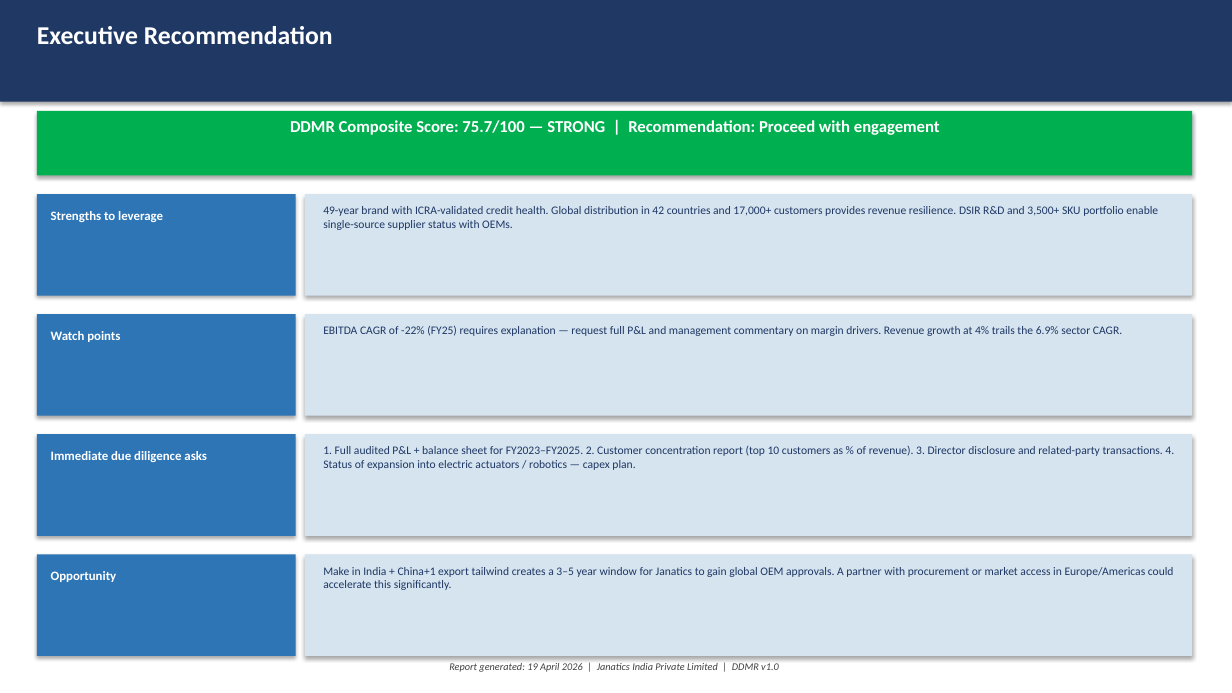
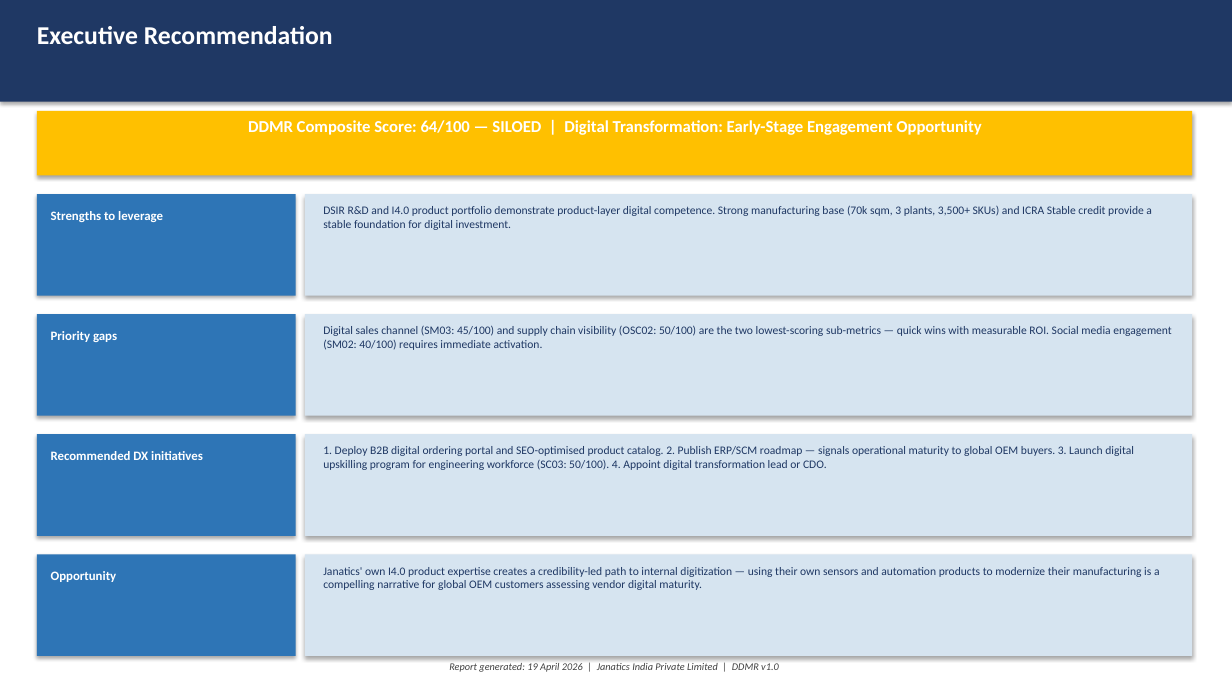
Before and after one commit to lkariman-design/DDMRR-Tool, a slide deck: slide 10 of output/Janatics_DDMR_Deck.pptx (slide 9 before the commit). Drawn at 1232x693 pixels with LibreOffice and Linux fonts; fonts in the diff are those of the drawing. Boxes give left, top, right and bottom in pixels: in the first picture for what was removed or moved away, otherwise in the second. Text is boxed around its words. In the diff, an @@ line names an element or a change of style, - is before the commit and + after.

```diff
--- a/output/Janatics_DDMR_Deck.pptx
+++ b/output/Janatics_DDMR_Deck.pptx
@@ rectangle at (37,111,1192,176): fill #00B050 to #FFC000 @@
@@ text at (248,120,981,135): text changed @@
-DDMR Composite Score: 75.7/100 — STRONG | Recommendation: Proceed with engagement
+DDMR Composite Score: 64/100 — SILOED | Digital Transformation: Early-Stage Engagement Opportunity
@@ text at (323,206,1152,230): text changed @@
-49-year brand with ICRA-validated credit health. Global distribution in 42 countries and 17,000+ customers provides revenue resilience. DSIR R&D and 3,500+ SKU portfolio enable single-source supplier status with OEMs.
+DSIR R&D and I4.0 product portfolio demonstrate product-layer digital competence. Strong manufacturing base (70k sqm, 3 plants, 3,500+ SKUs) and ICRA Stable credit provide a stable foundation for digital investment.
@@ text at (323,325,1172,350): text changed @@
-EBITDA CAGR of -22% (FY25) requires explanation — request full P&L and management commentary on margin drivers. Revenue growth at 4% trails the 6.9% sector CAGR.
+Digital sales channel (SM03: 45/100) and supply chain visibility (OSC02: 50/100) are the two lowest-scoring sub-metrics — quick wins with measurable ROI. Social media engagement (SM02: 40/100) requires immediate activation.
@@ text at (51,331,117,342): text changed @@
-Watch points
+Priority gaps
@@ text at (323,446,1134,470): text changed @@
-1. Full audited P&L + balance sheet for FY2023–FY2025. 2. Customer concentration report (top 10 customers as % of revenue). 3. Director disclosure and related-party transactions. 4. Status of expansion into electric actuators / robotics — capex plan.
+1. Deploy B2B digital ordering portal and SEO-optimised product catalog. 2. Publish ERP/SCM roadmap — signals operational maturity to global OEM buyers. 3. Launch digital upskilling program for engineering workforce (SC03: 50/100). 4. Appoint digital transformation lead or CDO.
@@ text at (51,451,203,460): text changed @@
-Immediate due diligence asks
+Recommended DX initiatives
@@ text at (323,567,1160,590): text changed @@
-Make in India + China+1 export tailwind creates a 3–5 year window for Janatics to gain global OEM approvals. A partner with procurement or market access in Europe/Americas could accelerate this significantly.
+Janatics' own I4.0 product expertise creates a credibility-led path to internal digitization — using their own sensors and automation products to modernize their manufacturing is a compelling narrative for global OEM customers assessing vendor digital maturity.
```
Also in this commit, not shown: 4 other slides changed, 5 slides added, 4 slides removed, 7 other files.
